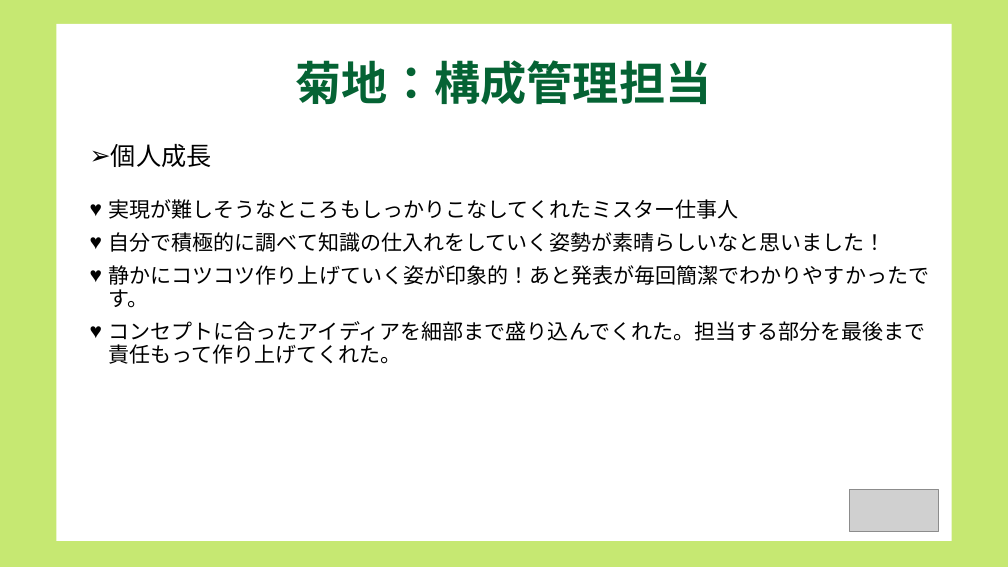
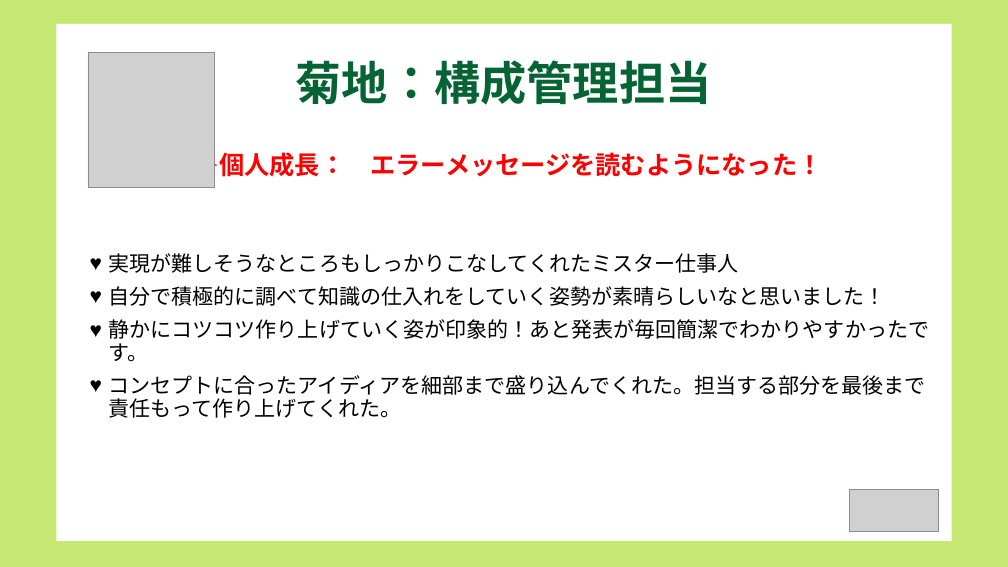
Before and after one commit to dojo2022/B-3, a slide deck: slide 16 of doc/コピー動画なし_B3炙りえんがわ_成果発表会資料.pptx. Drawn at 1008x567 pixels with LibreOffice and Linux fonts; fonts in the diff are those of the drawing; grey boxes stand for pictures. Boxes give left, top, right and bottom in pixels: in the first picture for what was removed or moved away, otherwise in the second. Text is boxed around its words. In the diff, an @@ line names an element or a change of style, - is before the commit and + after.

```diff
--- a/doc/コピー動画なし_B3炙りえんがわ_成果発表会資料.pptx
+++ b/doc/コピー動画なし_B3炙りえんがわ_成果発表会資料.pptx
@@ picture added at <box>88,52,214,188</box> @@
@@ text at <box>219,152,822,177</box>: text changed; text colour #000000 to #FF0000; bold on @@
-➢ 個人成長
+➢ 個人成長： エラーメッセージを読むようになった！
@@ text "実現が難しそうなところもしっかりこなしてくれたミスター仕事人": place and size @@
-text "実現が難しそうなところもしっかりこなしてくれたミスター仕事人" at <box>109,199,930,364</box>
+text "実現が難しそうなところもしっかりこなしてくれたミスター仕事人" at <box>109,253,930,418</box>
```
Also in this commit, not shown: 11 other slides changed.
